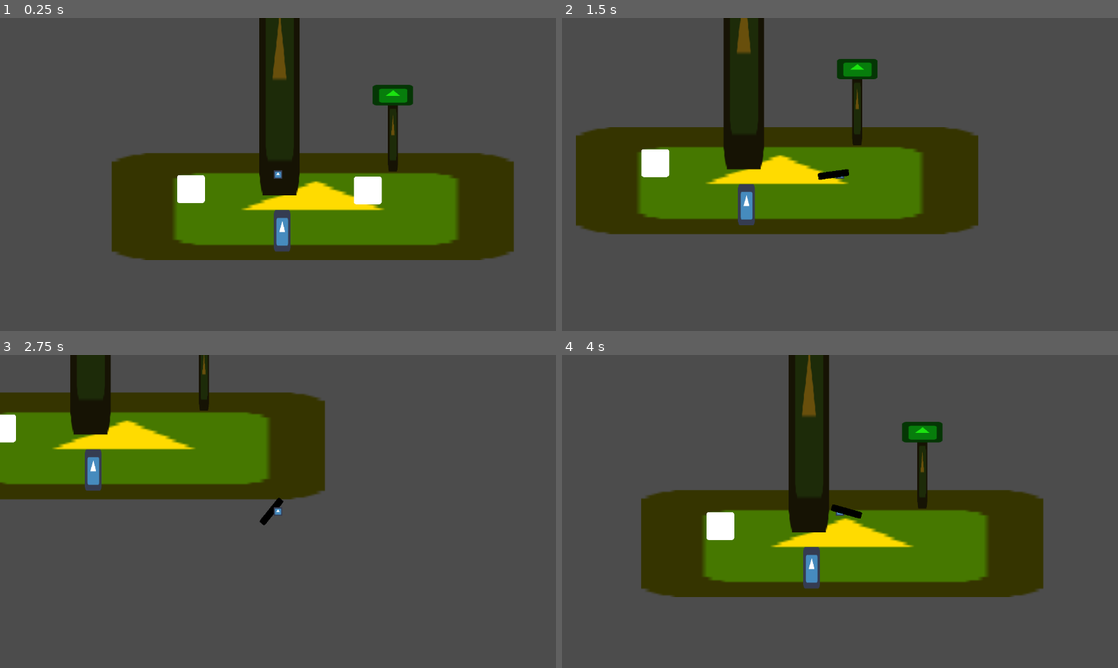
Above: before the commit, frames 1-4 (two rows, left to right).
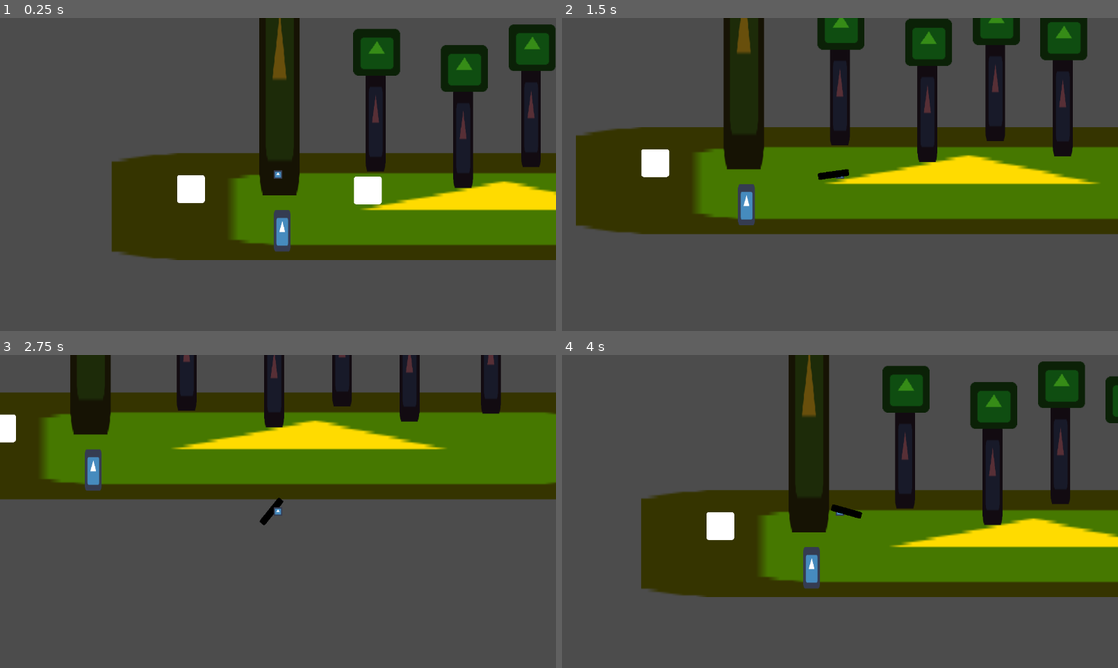
Above: after the commit, the same moments.

Repository: kjanuska/Independent-Study-Game
Game: Godot game, scene res://Scenes/Main.tscn
Same seed, same stepped clock (60 frames per second), same inputs: the game is played once before the commit and once after it. The engine's default icon, where the game draws it, is replaced by a stand-in: a white triangle on a blue panel in a dark square.
Inputs (mouse positions are in pixels of both pictures, inside the frame that each line leads up to):
- Up to frame 1 (0.25 s): no input
- Up to frame 2 (1.5 s): tap Enter at 0.5 s; move the mouse to (962, 158) at 0.52 s; hold D (ui_right) 0.53-1.28 s; click (962, 158) at 0.6 s; move the mouse to (728, 190) at 1.27 s; hold S (ui_down) from 1.28 s (still down); tap E (Interact) at 1.35 s
- Up to frame 3 (2.75 s): click (166, 527) at 1.55 s; move the mouse to (333, 442) at 2.02 s; release S (ui_down) at 2.03 s; hold D (ui_right) from 2.03 s (still down); click (333, 442) at 2.1 s
- Up to frame 4 (4 s): move the mouse to (812, 574) at 2.77 s; release D (ui_right) at 2.78 s; hold W (ui_up) 2.78-3.53 s; right-click (812, 574) at 2.85 s; click (812, 574) at 3.05 s; move the mouse to (1006, 558) at 3.52 s; hold A (ui_left) from 3.53 s (still down); tap Space (space) at 3.6 s; click (1006, 558) at 3.8 s

The runs differ from the first frame. In frame 1, 17% of the frame differs, in the area x 21-100%, y 2-78%; in frame 2, 24%, in the area x 3-100%, y 0-70%; in frame 3, 23%; in frame 4, 19%.

Commit message:
sword attack and hurt rock

Diff:
--- a/Scenes/Gun/Gun.tscn
+++ b/Scenes/Gun/Gun.tscn
@@ -11,5 +11,4 @@
 
 [node name="ShotCooldown" type="Timer" parent="."]
 wait_time = 0.2
-
 [connection signal="timeout" from="ShotCooldown" to="." method="_on_ShotCooldown_timeout"]
--- a/Scenes/Main.tscn
+++ b/Scenes/Main.tscn
@@ -1,33 +1,18 @@
-[gd_scene load_steps=5 format=2]
+[gd_scene load_steps=6 format=2]
 
 [ext_resource path="res://icon.png" type="Texture" id=1]
 [ext_resource path="res://Scenes/Player.tscn" type="PackedScene" id=2]
 [ext_resource path="res://Scenes/PickupWeapon.tscn" type="PackedScene" id=3]
 [ext_resource path="res://Scenes/Rock.tscn" type="PackedScene" id=4]
+[ext_resource path="res://Scenes/Tree.tscn" type="PackedScene" id=5]
 
 [node name="Main" type="Node2D"]
 
 [node name="Sprite2" type="Sprite" parent="."]
 modulate = Color( 1, 0.894737, 0, 1 )
 self_modulate = Color( 1, 0.963082, 0.0585938, 1 )
-position = Vector2( 164.248, 205.355 )
-scale = Vector2( 14.4693, 3.83829 )
-z_index = -5
-texture = ExtResource( 1 )
-offset = Vector2( 14.0098, 4.74544 )
-
-[node name="Sprite3" type="Sprite" parent="."]
-modulate = Color( 0.411765, 0.313726, 0.0509804, 1 )
-position = Vector2( 546.332, 40.7393 )
-scale = Vector2( 0.353344, 2.76301 )
-z_index = -5
-texture = ExtResource( 1 )
-offset = Vector2( 14.0098, 4.74544 )
-
-[node name="Sprite4" type="Sprite" parent="."]
-modulate = Color( 0.109804, 0.894118, 0.0666667, 1 )
-position = Vector2( 531.055, -36.2659 )
-scale = Vector2( 1.44377, 0.743705 )
+position = Vector2( 404.011, 205.355 )
+scale = Vector2( 27.7967, 3.83829 )
 z_index = -5
 texture = ExtResource( 1 )
 offset = Vector2( 14.0098, 4.74544 )
@@ -52,3 +37,24 @@
 
 [node name="Rock" parent="." instance=ExtResource( 4 )]
 position = Vector2( 296.36, 279.337 )
+
+[node name="Node2D" parent="." instance=ExtResource( 5 )]
+position = Vector2( 503.529, -109.453 )
+
+[node name="Node2D2" parent="." instance=ExtResource( 5 )]
+position = Vector2( 705.136, -71.9745 )
+
+[node name="Node2D3" parent="." instance=ExtResource( 5 )]
+position = Vector2( 861.511, -119.792 )
+
+[node name="Node2D4" parent="." instance=ExtResource( 5 )]
+position = Vector2( 1016.59, -84.8981 )
+
+[node name="Node2D5" parent="." instance=ExtResource( 5 )]
+position = Vector2( 1204.03, -102.991 )
+
+[node name="Node2D6" parent="." instance=ExtResource( 5 )]
+position = Vector2( 1384.96, -88.7751 )
+
+[node name="Node2D7" parent="." instance=ExtResource( 5 )]
+position = Vector2( 1527.12, -162.439 )
--- a/Scenes/Player.tscn
+++ b/Scenes/Player.tscn
@@ -1,19 +1,11 @@
-[gd_scene load_steps=6 format=2]
+[gd_scene load_steps=5 format=2]
 
 [ext_resource path="res://Scripts/Player.gd" type="Script" id=1]
 [ext_resource path="res://icon.png" type="Texture" id=2]
 
 [sub_resource type="RectangleShape2D" id=1]
 
-[sub_resource type="SpriteFrames" id=2]
-animations = [ {
-"frames": [ ExtResource( 2 ) ],
-"loop": true,
-"name": "default",
-"speed": 5.0
-} ]
-
-[sub_resource type="GDScript" id=3]
+[sub_resource type="GDScript" id=2]
 script/source = "extends Popup
 
 func _on_PopupTimer_timeout():
@@ -27,10 +19,6 @@
 
 [node name="CollisionShape2D" type="CollisionShape2D" parent="."]
 shape = SubResource( 1 )
-
-[node name="AnimatedSprite" type="AnimatedSprite" parent="."]
-scale = Vector2( 0.323363, 0.323363 )
-frames = SubResource( 2 )
 
 [node name="Camera" type="Camera2D" parent="."]
 current = true
@@ -48,12 +36,15 @@
 [node name="Charged" type="Popup" parent="."]
 margin_right = 40.0
 margin_bottom = 15.0
-script = SubResource( 3 )
+script = SubResource( 2 )
 
 [node name="Label" type="Label" parent="Charged"]
 margin_right = 40.0
 margin_bottom = 14.0
 text = "Shink"
 
+[node name="Sprite" type="Sprite" parent="."]
+scale = Vector2( 0.32, 0.320001 )
+texture = ExtResource( 2 )
 [connection signal="timeout" from="DashTimer" to="." method="_on_DashTimer_timeout"]
 [connection signal="timeout" from="DashCooldown" to="." method="_on_DashCooldown_timeout"]
--- a/Scenes/Rock.tscn
+++ b/Scenes/Rock.tscn
@@ -1,9 +1,25 @@
-[gd_scene load_steps=4 format=2]
+[gd_scene load_steps=5 format=2]
 
 [ext_resource path="res://icon.png" type="Texture" id=1]
 [ext_resource path="res://Scripts/Rock.gd" type="Script" id=2]
 
 [sub_resource type="RectangleShape2D" id=1]
+
+[sub_resource type="Animation" id=2]
+resource_name = "hurt"
+length = 0.2
+tracks/0/type = "value"
+tracks/0/path = NodePath(".:modulate")
+tracks/0/interp = 0
+tracks/0/loop_wrap = true
+tracks/0/imported = false
+tracks/0/enabled = true
+tracks/0/keys = {
+"times": PoolRealArray( 0, 0.2 ),
+"transitions": PoolRealArray( 1, 1 ),
+"update": 1,
+"values": [ Color( 1, 0, 0, 1 ), Color( 1, 1, 1, 1 ) ]
+}
 
 [node name="Rock" type="Sprite"]
 scale = Vector2( 0.6, 1.48 )
@@ -17,3 +33,6 @@
 [node name="CollisionShape2D" type="CollisionShape2D" parent="Hurtbox"]
 scale = Vector2( 2.93333, 3.10811 )
 shape = SubResource( 1 )
+
+[node name="AnimationPlayer" type="AnimationPlayer" parent="."]
+anims/hurt = SubResource( 2 )
--- a/Scenes/Sword.tscn
+++ b/Scenes/Sword.tscn
@@ -11,28 +11,16 @@
 length = 0.25
 step = 0.01
 tracks/0/type = "value"
-tracks/0/path = NodePath(".:position")
+tracks/0/path = NodePath("Area2D/CollisionShape2D:disabled")
 tracks/0/interp = 1
 tracks/0/loop_wrap = true
 tracks/0/imported = false
 tracks/0/enabled = true
 tracks/0/keys = {
-"times": PoolRealArray( 0, 0.12, 0.25 ),
-"transitions": PoolRealArray( 1, 1, 1 ),
-"update": 0,
-"values": [ Vector2( -20, 0 ), Vector2( -0.8, -20 ), Vector2( 20, 0 ) ]
-}
-tracks/1/type = "value"
-tracks/1/path = NodePath(".:rotation_degrees")
-tracks/1/interp = 1
-tracks/1/loop_wrap = true
-tracks/1/imported = false
-tracks/1/enabled = true
-tracks/1/keys = {
 "times": PoolRealArray( 0, 0.25 ),
 "transitions": PoolRealArray( 1, 1 ),
-"update": 0,
-"values": [ -90.0, 90.0 ]
+"update": 1,
+"values": [ false, true ]
 }
 
 [sub_resource type="Animation" id=3]
@@ -90,18 +78,19 @@
 [node name="Sword" type="Sprite"]
 modulate = Color( 0, 0.976471, 0.0627451, 1 )
 self_modulate = Color( 0.305882, 1, 0.447059, 1 )
-position = Vector2( 20, 0 )
-rotation = 1.5708
-scale = Vector2( 0.188106, -0.917151 )
+position = Vector2( 24.5204, 0 )
+scale = Vector2( 1.07088, -0.171418 )
 texture = ExtResource( 1 )
 script = ExtResource( 2 )
 
 [node name="Area2D" type="Area2D" parent="."]
+position = Vector2( 101.697, -19.8672 )
+scale = Vector2( 0.880542, 1 )
 
 [node name="CollisionShape2D" type="CollisionShape2D" parent="Area2D"]
-position = Vector2( 0, 20 )
+position = Vector2( -83.4423, 21.5513 )
 rotation = 1.5708
-scale = Vector2( -7.40994, -1.0117 )
+scale = Vector2( -12.3306, 0.855062 )
 shape = SubResource( 1 )
 disabled = true
 
@@ -112,5 +101,4 @@
 [node name="AnimationPlayer" type="AnimationPlayer" parent="."]
 anims/attack = SubResource( 2 )
 anims/idle = SubResource( 3 )
-
 [connection signal="area_entered" from="Area2D" to="." method="_on_Area2D_area_entered"]
--- /dev/null
+++ b/Scenes/Tree.tscn
@@ -0,0 +1,17 @@
+[gd_scene load_steps=2 format=2]
+
+[ext_resource path="res://icon.png" type="Texture" id=1]
+
+[node name="Node2D" type="Node2D"]
+
+[node name="Sprite2" type="Sprite" parent="."]
+modulate = Color( 0.345098, 0.188235, 0.215686, 1 )
+position = Vector2( 7.75415, 132.466 )
+scale = Vector2( 0.717298, 3.74454 )
+texture = ExtResource( 1 )
+
+[node name="Sprite" type="Sprite" parent="."]
+modulate = Color( 0.215686, 0.552941, 0.0941176, 1 )
+position = Vector2( 10.3388, -21.97 )
+scale = Vector2( 1.68656, 1.68656 )
+texture = ExtResource( 1 )
--- a/Scripts/Rock.gd
+++ b/Scripts/Rock.gd
@@ -1,4 +1,9 @@
 extends Area2D
 
+var health = 3
+
 func take_damage():
-	print("ouch")
+	health -= 1
+	get_parent().get_node("AnimationPlayer").play("hurt")
+	if health == 0:
+		get_parent().queue_free()
--- a/Scripts/Sword.gd
+++ b/Scripts/Sword.gd
@@ -1,6 +1,7 @@
 extends Node
 
 func playAnim(animation):
+	print("attack")
 	$AnimationPlayer.play(animation)
 
 func _on_MeleeAttack_timeout():
